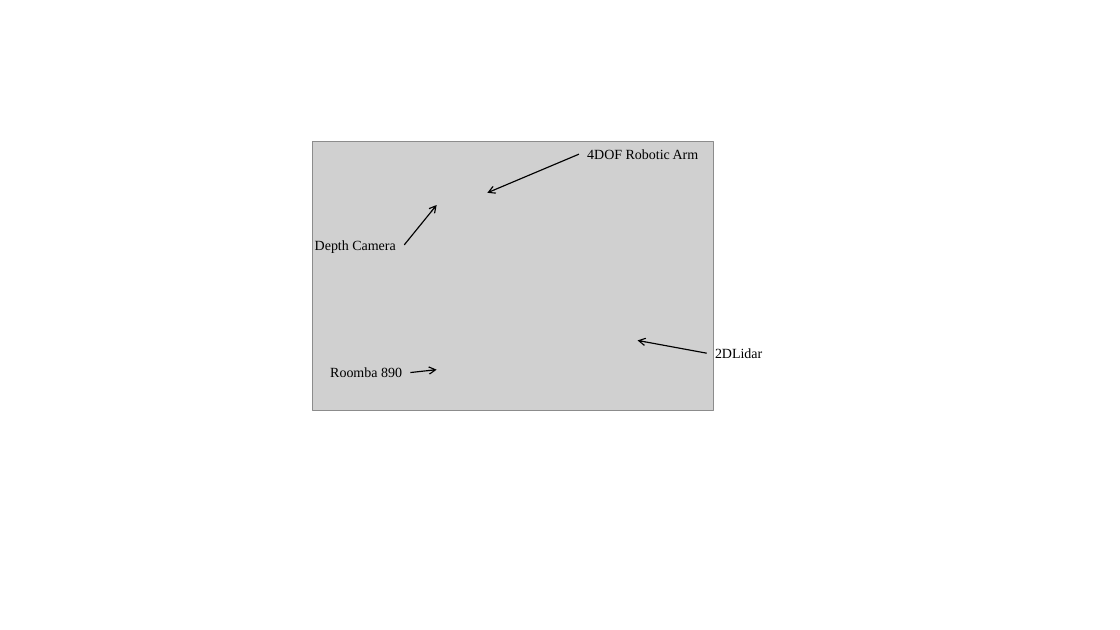
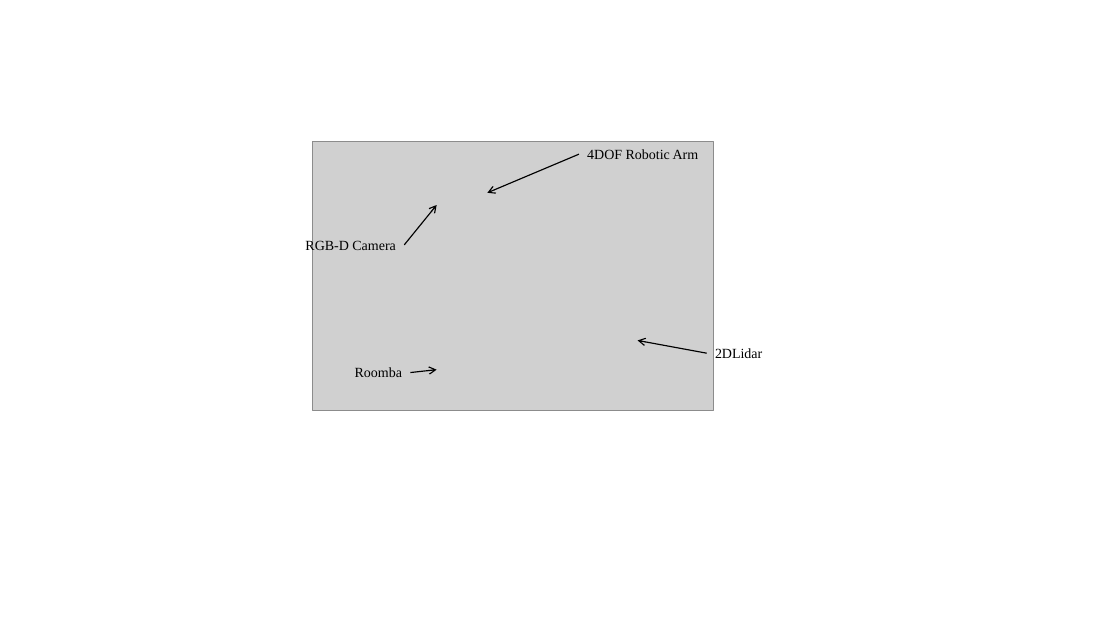
Before and after one commit to HARUYA-YUDA/report, a slide deck: slide 1 of report/fig_toilet_cleaning_robot_happy_burger.pptx. Drawn at 1120x630 pixels with LibreOffice and Linux fonts; fonts in the diff are those of the drawing; grey boxes stand for pictures. Boxes give left, top, right and bottom in pixels: in the first picture for what was removed or moved away, otherwise in the second. Text is boxed around its words. In the diff, an @@ line names an element or a change of style, - is before the commit and + after.

```diff
--- a/report/fig_toilet_cleaning_robot_happy_burger.pptx
+++ b/report/fig_toilet_cleaning_robot_happy_burger.pptx
@@ text at bbox=[305, 239, 395, 253]: text changed @@
-Depth Camera
+RGB-D Camera
@@ text at bbox=[355, 367, 402, 377]: text changed @@
-Roomba 890
+Roomba
```
Also in this commit, not shown: 13 other files.
